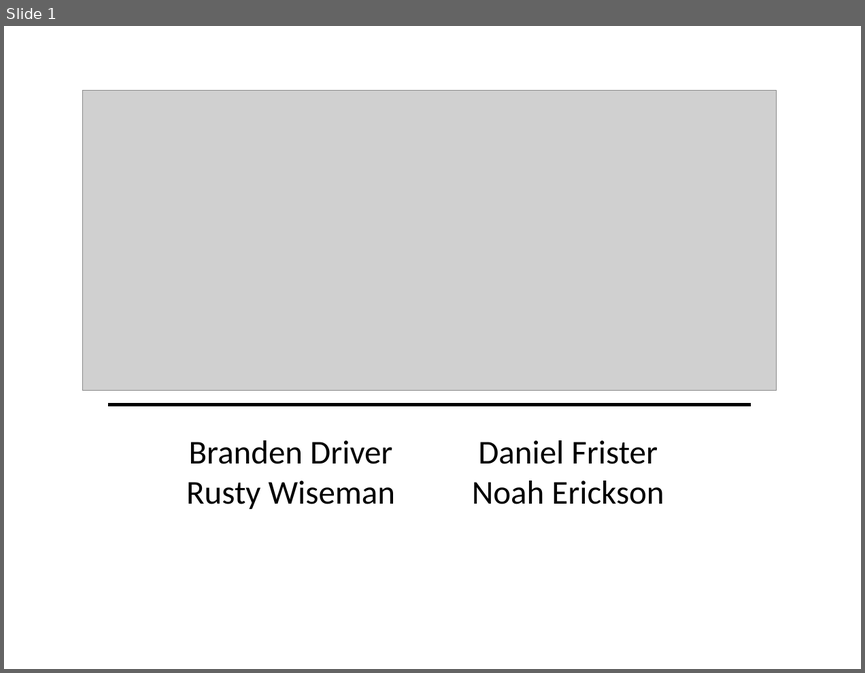
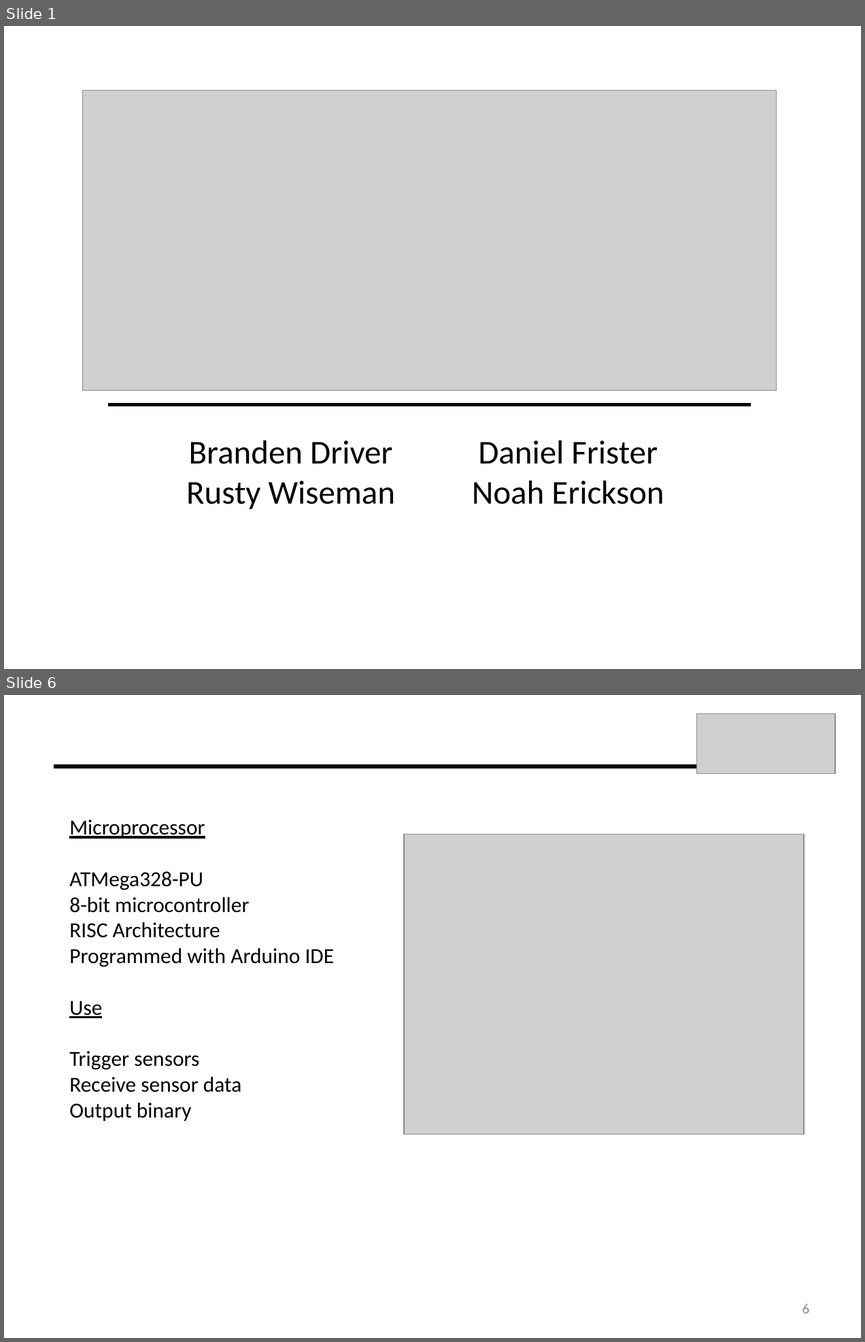
Before and after one commit to dfrister/Practicum2014, a slide deck: Presentation/T04_Presentation.pptx. Shown one above the other, each under a label of ours: slide 1 before the commit, slides 1 and 6 after it; the slides between them are not shown. The pictures are 865x673 and 865x1342 pixels, drawn with LibreOffice and Linux fonts; fonts in the diff are those of the drawing; grey boxes stand for pictures. Boxes give left, top, right and bottom in pixels: in the first picture for what was removed or moved away, otherwise in the second. Text is boxed around its words. In the diff, an @@ line names an element or a change of style, - is before the commit and + after.

```diff
--- a/Presentation/T04_Presentation.pptx
+++ b/Presentation/T04_Presentation.pptx
@@ slide 6 added at (4,695,861,1338), background #FFFFFF @@
@@ picture added at (696,714,835,774) @@
@@ line added from (696, 766) to (54, 766), #000000 3 pt @@
@@ text added at (69,819,334,1121), 18 pt, text #000000 @@
+Microprocessor
+ATMega328-PU
+8-bit microcontroller
+RISC Architecture
+Programmed with Arduino IDE
+Use
+Trigger sensors
+Receive sensor data
+Output binary
@@ picture added at (404,834,804,1134) @@
@@ page number added at (802,1304,810,1313), 12 pt, text #8C8C8C @@
+6
```
Also in this commit, not shown: 11 other slides added, 3 slides removed, 3 other files.
